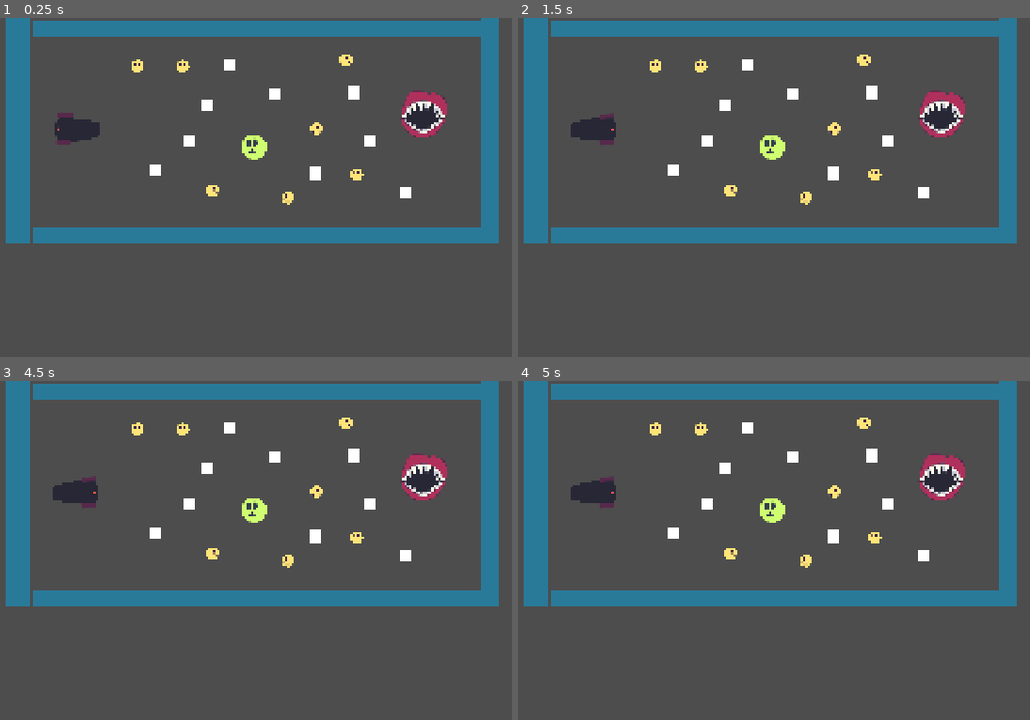
Above: before the commit, frames 1-4 (two rows, left to right).
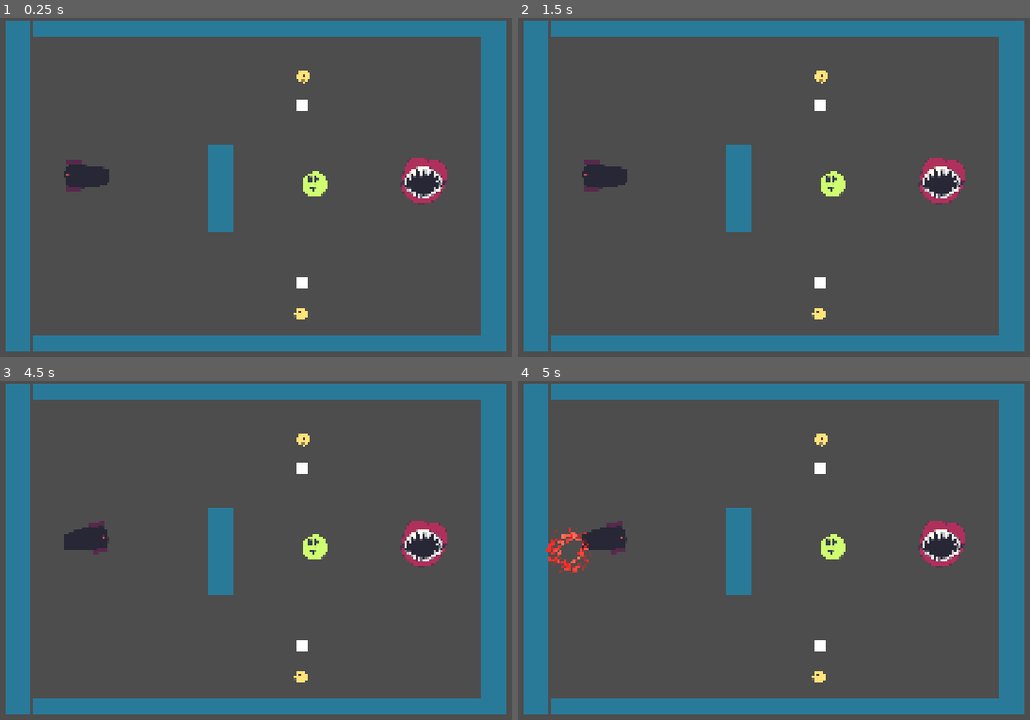
Above: after the commit, the same moments.

Repository: rmkubik/chain-reaction
Game: Godot game, scene res://game.tscn
Same seed, same stepped clock (60 frames per second), same inputs: the game is played once before the commit and once after it. Before the commit the project starts from res://main.tscn.
Inputs (mouse positions are in pixels of both pictures, inside the frame that each line leads up to):
- Up to frame 1 (0.25 s): no input
- Up to frame 2 (1.5 s): tap Enter at 0.5 s; drag from (594, 129) to (942, 112) at 0.52 s; drag from (692, 251) to (942, 112) at 1.27 s
- Up to frame 3 (4.5 s): tap Space at 2, 3.5 s; move the mouse to (399, 499) at 2.02 s; tap R at 2.1, 3.6 s; click (399, 499) at 2.17 s; tap Enter at 2.75, 4.25 s; drag from (286, 675) to (97, 530) at 2.77 s; move the mouse to (outside the picture) at 3.52 s; click (outside the picture) at 3.67 s; drag from (97, 530) to (424, 475) at 4.27 s
- Up to frame 4 (5 s): no input

The runs differ from the first frame. In frame 1, 19% of the frame differs, in the area x 1-99%, y 0-99%; in frame 2, 19%; in frame 3, 19%; in frame 4, 19%.

Commit message:
Level runner

Diff:
--- a/Scripts/cannon.gd
+++ b/Scripts/cannon.gd
@@ -4,14 +4,15 @@
 @export var smiley : PackedScene
 
 func fire(power: float):
-	var smiley: Node2D = smiley.instantiate()
+	var smil: Smiley = smiley.instantiate() as Smiley
+	# smil.should_explode = false
 	var cannonRB: RigidBody2D = get_node('RigidBody2D')
-	var smileyRB: RigidBody2D = smiley.get_node('RigidBody2D')
+	var smileyRB: RigidBody2D = smil.get_node('RigidBody2D')
 	var spawnPoint = get_node('SpawnPoint')
 	smileyRB.position.x = spawnPoint.global_position.x
 	smileyRB.position.y = spawnPoint.global_position.y
 	smileyRB.add_collision_exception_with(cannonRB)
-	get_node("/root").add_child(smiley)
+	get_node("/root").add_child(smil)
 	#smileyRB.add_constant_central_force(Vector2.from_angle($".".rotation) * power)
 	smileyRB.apply_impulse(Vector2.from_angle($".".rotation) * power)
 
--- a/Scripts/smiley.gd
+++ b/Scripts/smiley.gd
@@ -1,9 +1,11 @@
 extends Node2D
+class_name Smiley
 
 @export var explosion : PackedScene
 
 var explosion_radius = 128
 var explosion_force = 5
+var should_explode = true
 
 ## push away objects in a radius
 func explode(pos: Vector2):
@@ -28,17 +30,19 @@
 			var vec = rb.global_position - pos
 			rb.apply_impulse(vec.normalized() * max(0, (explosion_radius - vec.length()) * explosion_force))
 
-
-func _on_rigid_body_2d_body_entered(_body: Node) -> void:
-	print("exploding")
+func show_particles(pos: Vector2):
 	var expl: Node2D = explosion.instantiate()
-	var rb = get_node("RigidBody2D")
-	expl.position.x = rb.global_position.x
-	expl.position.y = rb.global_position.y
+	expl.position.x = pos.x
+	expl.position.y = pos.y
 	var particles = expl.get_node("CPUParticles2D") as CPUParticles2D
 	get_node("/root").add_child(expl)
 	particles.emitting = true
-	explode(rb.global_position)
+	# delete the particles after a couple seconds
+	get_tree().create_timer(2).timeout.connect(expl.queue_free)
+
+func _on_rigid_body_2d_body_entered(_body: Node) -> void:
+	if should_explode:
+		var rb = get_node("RigidBody2D")
+		show_particles(rb.global_position)
+		explode(rb.global_position)
 	queue_free()
-	# delete the explosion node after a couple seconds
-	get_tree().create_timer(2).timeout.connect(expl.queue_free)
--- /dev/null
+++ b/game.gd
@@ -0,0 +1,18 @@
+extends Node2D
+
+@export var Level : PackedScene
+
+var level : Node2D;
+
+func _ready():
+	print("doing it")
+	level = Level.instantiate()
+	add_child(level)
+
+func _input(event):
+	if event is InputEventKey:
+		var iek = event as InputEventKey
+		if iek.physical_keycode == KEY_R:
+			level.queue_free()
+			level = Level.instantiate()
+			add_child(level)
--- /dev/null
+++ b/game.tscn
@@ -0,0 +1,8 @@
+[gd_scene load_steps=3 format=3 uid="uid://dcxqke6akw3fi"]
+
+[ext_resource type="Script" uid="uid://bvaxypxahpqny" path="res://game.gd" id="1_80nbo"]
+[ext_resource type="PackedScene" uid="uid://pv8gwscf8rmp" path="res://oliver_level1.tscn" id="2_e2o6t"]
+
+[node name="Game" type="Node2D"]
+script = ExtResource("1_80nbo")
+Level = ExtResource("2_e2o6t")
--- /dev/null
+++ b/oliver_level1.tscn
@@ -0,0 +1,84 @@
+[gd_scene load_steps=10 format=3 uid="uid://pv8gwscf8rmp"]
+
+[ext_resource type="Script" uid="uid://bduu60uhoe2ia" path="res://Scripts/main.gd" id="1_42fru"]
+[ext_resource type="PackedScene" uid="uid://bvo5x7e1wevhp" path="res://Scenes/smiley.tscn" id="2_r6dkl"]
+[ext_resource type="PackedScene" uid="uid://dk6vevwish86" path="res://Scenes/cannon.tscn" id="3_dc0a8"]
+[ext_resource type="PackedScene" uid="uid://rhhugsc364x7" path="res://Scenes/mouser.tscn" id="4_7cpqv"]
+[ext_resource type="PackedScene" uid="uid://brkq7q8wikvyg" path="res://Scenes/target.tscn" id="5_12jyf"]
+[ext_resource type="PackedScene" uid="uid://cr14fyg7q3ndc" path="res://Scenes/wall.tscn" id="6_egcba"]
+[ext_resource type="PackedScene" uid="uid://dx7fdwmukomxc" path="res://Scenes/goal.tscn" id="7_3ixj5"]
+[ext_resource type="Texture2D" uid="uid://dm5jlag6rjhhf" path="res://Sprites/Square.png" id="8_cb4xt"]
+
+[sub_resource type="RectangleShape2D" id="RectangleShape2D_kek77"]
+size = Vector2(29, 29)
+
+[node name="Node2D" type="Node2D"]
+script = ExtResource("1_42fru")
+
+[node name="Smiley" parent="." instance=ExtResource("2_r6dkl")]
+position = Vector2(904, 756)
+
+[node name="Smiley3" parent="." instance=ExtResource("2_r6dkl")]
+position = Vector2(909, 148)
+
+[node name="Cannon" parent="." instance=ExtResource("3_dc0a8")]
+position = Vector2(356, 403)
+
+[node name="Mouser" parent="." instance=ExtResource("4_7cpqv")]
+
+[node name="Target" parent="." instance=ExtResource("5_12jyf")]
+position = Vector2(939, 424)
+
+[node name="Wall" parent="." instance=ExtResource("6_egcba")]
+position = Vector2(789, 831)
+scale = Vector2(3, 1)
+
+[node name="Goal" parent="." instance=ExtResource("7_3ixj5")]
+position = Vector2(1219, 414)
+
+[node name="Wall3" parent="." instance=ExtResource("6_egcba")]
+position = Vector2(789, 24)
+scale = Vector2(3, 1)
+
+[node name="Wall4" parent="." instance=ExtResource("6_egcba")]
+position = Vector2(183, 427)
+rotation = 1.5708
+scale = Vector2(2.22, 1.5)
+
+[node name="Wall5" parent="." instance=ExtResource("6_egcba")]
+position = Vector2(1396, 427)
+rotation = 1.5708
+scale = Vector2(2.22, 1.5)
+
+[node name="Wall6" parent="." instance=ExtResource("6_egcba")]
+position = Vector2(701, 433)
+rotation = 1.5708
+scale = Vector2(0.579996, 1.5)
+
+[node name="Crate" type="RigidBody2D" parent="."]
+position = Vector2(903, 215)
+gravity_scale = 0.0
+contact_monitor = true
+
+[node name="Graphics" type="Sprite2D" parent="Crate"]
+position = Vector2(4.50001, 4.50001)
+scale = Vector2(0.113281, 0.113281)
+texture = ExtResource("8_cb4xt")
+
+[node name="CollisionShape2D" type="CollisionShape2D" parent="Crate"]
+position = Vector2(4.5, 4.5)
+shape = SubResource("RectangleShape2D_kek77")
+
+[node name="Crate7" type="RigidBody2D" parent="."]
+position = Vector2(899, 672)
+gravity_scale = 0.0
+contact_monitor = true
+
+[node name="Graphics" type="Sprite2D" parent="Crate7"]
+position = Vector2(4.50001, 4.50001)
+scale = Vector2(0.113281, 0.113281)
+texture = ExtResource("8_cb4xt")
+
+[node name="CollisionShape2D" type="CollisionShape2D" parent="Crate7"]
+position = Vector2(4.5, 4.5)
+shape = SubResource("RectangleShape2D_kek77")
--- a/project.godot
+++ b/project.godot
@@ -11,7 +11,7 @@
 [application]
 
 config/name="chain-reaction"
-run/main_scene="uid://cw2dnooky5y58"
+run/main_scene="uid://dcxqke6akw3fi"
 config/features=PackedStringArray("4.4", "GL Compatibility")
 config/icon="res://icon.svg"
 
Not shown, added: game.gd.uid
